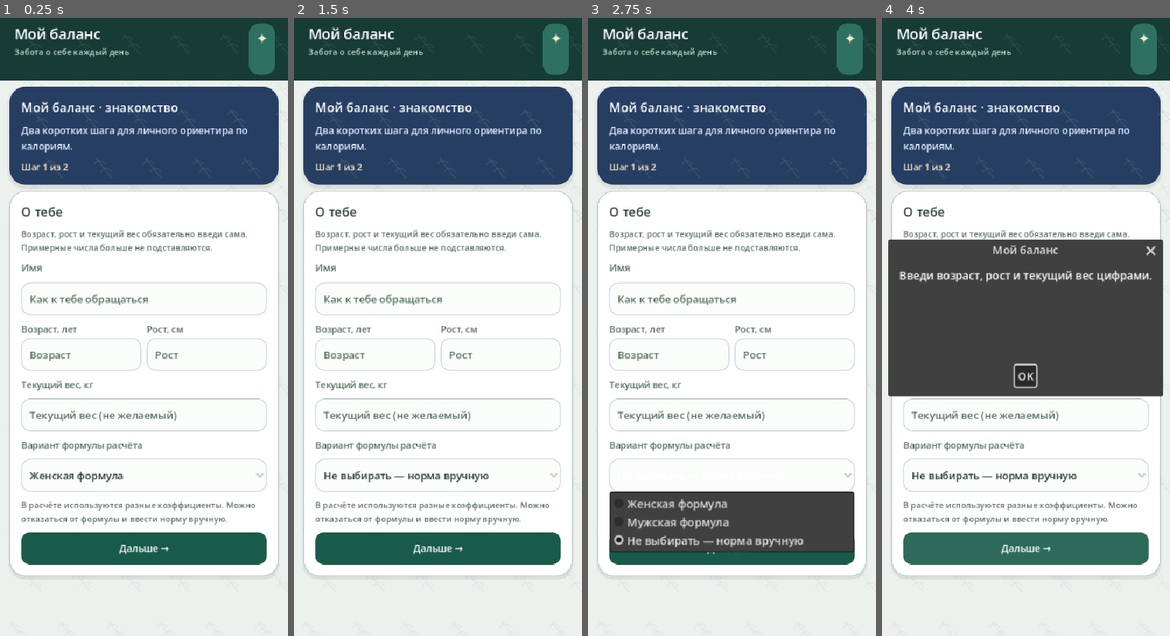
Above: before the commit, frames 1-4 (left to right).
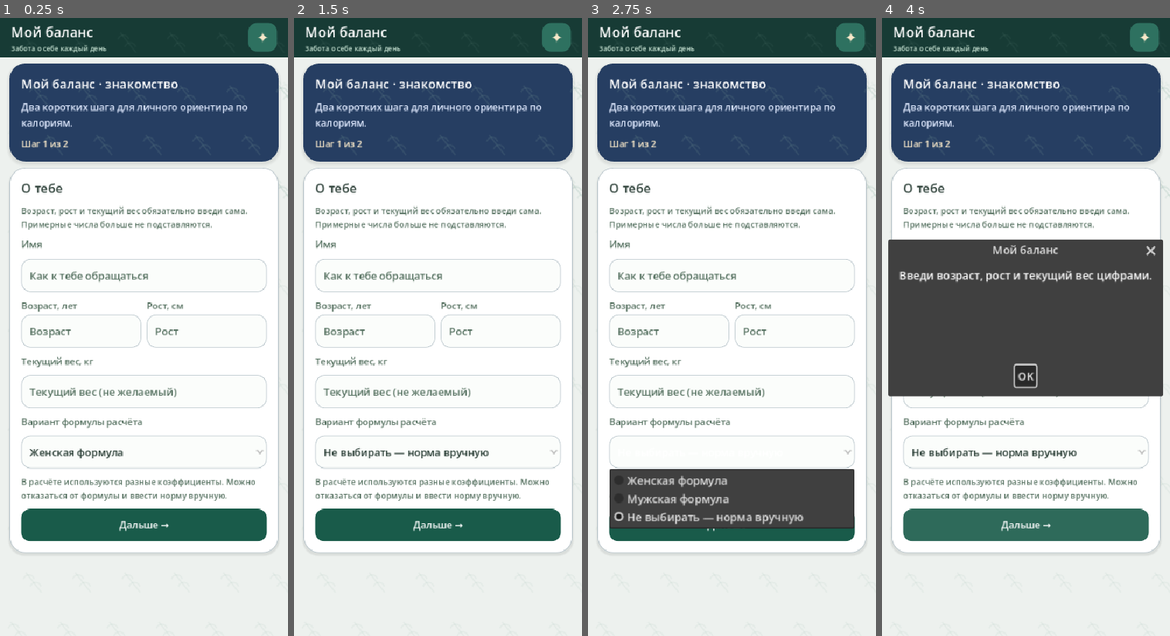
Above: after the commit, the same moments.

Repository: Domenklay/My_balance
Game: Godot game, scene res://main.tscn
The game is run twice, just before and just after one commit, with the same random seed, the same clock (stepped at 60 frames per second) and the same inputs.
Inputs:
- Up to frame 1 (0.25 s): no input
- Up to frame 2 (1.5 s): click "Женская формула" at 0.5 s; click "Дальше →" at 1.25 s
- Up to frame 3 (2.75 s): click "Не выбирать — норма вручную" at 2 s
- Up to frame 4 (4 s): click "Не выбирать — норма вручную" at 2.75 s; click "Дальше →" at 3.5 s

The runs differ from the first frame. In frame 1, 27% of the frame differs, in the area x 0-100%, y 0-91%; in frame 2, 27%; in frame 3, 28%; in frame 4, 24%.

Commit message:
Redesign 0.7.13 day view: compact true-square header, clean cards, single-row meals with plus and expand chevron

Diff:
--- a/godot/src/main.gd
+++ b/godot/src/main.gd
@@ -277,10 +277,10 @@
     header_panel.name = "AppHeader"
     var head_style = StyleBoxFlat.new()
     head_style.bg_color = HEADER_BG
-    head_style.content_margin_left = 21
-    head_style.content_margin_right = 19
-    head_style.content_margin_top = 8
-    head_style.content_margin_bottom = 8
+    head_style.content_margin_left = 16
+    head_style.content_margin_right = 16
+    head_style.content_margin_top = 6
+    head_style.content_margin_bottom = 6
     header_panel.add_theme_stylebox_override("panel", head_style)
     shell.add_child(header_panel)
     header_pattern = PatternScript.new()
@@ -294,16 +294,18 @@
     brand.size_flags_horizontal = Control.SIZE_EXPAND_FILL
     brand.add_theme_constant_override("separation", 3)
     heading.add_child(brand)
-    header_title = _label(brand, "Мой баланс", 21, WHITE)
-    header_subtitle = _label(brand, "Забота о себе каждый день", 12, HEADER_MUTED)
+    header_title = _label(brand, "Мой баланс", 20, WHITE)
+    header_subtitle = _label(brand, "Забота о себе каждый день", 10, HEADER_MUTED)
     emblem_panel = PanelContainer.new()
-    emblem_panel.custom_minimum_size = Vector2(38, 38)
+    emblem_panel.custom_minimum_size = Vector2(42, 42)
+    emblem_panel.size_flags_horizontal = Control.SIZE_SHRINK_END
+    emblem_panel.size_flags_vertical = Control.SIZE_SHRINK_CENTER
     var logo_style = StyleBoxFlat.new()
     logo_style.bg_color = LOGO_BG
-    logo_style.set_corner_radius_all(15)
-    logo_style.content_margin_left = 11
-    logo_style.content_margin_right = 11
-    logo_style.content_margin_top = 7
+    logo_style.set_corner_radius_all(13)
+    logo_style.content_margin_left = 5
+    logo_style.content_margin_right = 5
+    logo_style.content_margin_top = 5
     logo_style.content_margin_bottom = 5
     emblem_panel.add_theme_stylebox_override("panel", logo_style)
     heading.add_child(emblem_panel)
@@ -609,7 +611,7 @@
     style.content_margin_bottom = 17
     panel.add_theme_stylebox_override("panel", style)
     body.add_child(panel)
-    if PATTERNS and variant in ["hero", "tint"]:
+    if PATTERNS and variant in ["hero", "tint"] and tab != "day":
         var ornament = PatternScript.new()
         ornament.mouse_filter = Control.MOUSE_FILTER_IGNORE
         ornament.configure(PATTERN_STYLE, PATTERN_COLOR, true, 0.13 if variant == "hero" else 0.07)
@@ -654,7 +656,7 @@
     style.content_margin_bottom = 5
     panel.add_theme_stylebox_override("panel", style)
     parent.add_child(panel)
-    var label = _label(panel, name + " " + str(roundi(value)) + " г", 12, foreground)
+    var label = _label(panel, name + " " + str(roundi(value)) + " г", 11, foreground)
     label.horizontal_alignment = HORIZONTAL_ALIGNMENT_CENTER
     label.autowrap_mode = TextServer.AUTOWRAP_OFF
     label.text_overrun_behavior = TextServer.OVERRUN_TRIM_ELLIPSIS
@@ -877,7 +879,14 @@
     var current_serial = _render_serial
     _update_tabs()
     if is_instance_valid(header_subtitle):
-        header_subtitle.visible = tab != "day"
+        header_subtitle.visible = true
+    # Botanical texture belongs on the wallpaper, not behind nutrition values.
+    if is_instance_valid(wallpaper_pattern):
+        wallpaper_pattern.configure(PATTERN_STYLE, PATTERN_COLOR, PATTERNS,
+            0.055 if tab == "day" else (0.11 if DARK_MODE else 0.09))
+    if is_instance_valid(header_pattern):
+        header_pattern.configure(PATTERN_STYLE, PATTERN_COLOR,
+            PATTERNS and tab != "day", 0.065)
     body.add_theme_constant_override("separation", 7 if tab == "day" else 9)
     for child in body.get_children():
         body.remove_child(child)
@@ -1704,9 +1713,9 @@
     hero_content.add_child(ring)
     var macros = _row(hero)
     macros.add_theme_constant_override("separation", 5)
-    _compact_macro(macros, "Б", store.day_macro(date, "p"), PROTEIN_BG, MACRO_PROTEIN)
-    _compact_macro(macros, "Ж", store.day_macro(date, "f"), FAT_BG, MACRO_FAT)
-    _compact_macro(macros, "У", store.day_macro(date, "c"), CARBS_BG, MACRO_CARBS)
+    _compact_macro(macros, "Белки", store.day_macro(date, "p"), PROTEIN_BG, MACRO_PROTEIN)
+    _compact_macro(macros, "Жиры", store.day_macro(date, "f"), FAT_BG, MACRO_FAT)
+    _compact_macro(macros, "Углеводы", store.day_macro(date, "c"), CARBS_BG, MACRO_CARBS)
 
     # Compact sections are always present. Only the selected meal unfolds.
     # Expansion state is in-memory, keyed by date: diary records are untouched.
@@ -1736,66 +1745,76 @@
         meal_card.get_parent().name = "DailyMeal_" + str(section_index)
         if section_index == 0:
             diary_food_card = meal_card
+        # One-row meal summary: tap its title or + to select a product,
+        # tap chevron to open editing, nutrients and saved meal templates.
         var title_row = _row(meal_card)
-        title_row.add_theme_constant_override("separation", 6)
+        title_row.name = "MealCompactRow_" + str(section_index)
+        title_row.add_theme_constant_override("separation", 4)
+        var accent = ColorRect.new()
+        accent.name = "MealAccent_" + str(section_index)
+        accent.color = Color(str(section_info["accent"]))
+        accent.custom_minimum_size = Vector2(4, 28)
+        accent.mouse_filter = Control.MOUSE_FILTER_IGNORE
+        title_row.add_child(accent)
         var meal_title = Button.new()
         meal_title.name = "MealHeader_" + str(section_index)
         meal_title.text = str(section_info["icon"]) + " " + meal_name
         meal_title.flat = true
         meal_title.alignment = HORIZONTAL_ALIGNMENT_LEFT
         meal_title.size_flags_horizontal = Control.SIZE_EXPAND_FILL
-        meal_title.custom_minimum_size.y = 30
+        meal_title.size_flags_stretch_ratio = 1.2
+        meal_title.custom_minimum_size.y = 38
         meal_title.clip_text = true
-        meal_title.add_theme_font_size_override("font_size", 16)
+        meal_title.add_theme_font_size_override("font_size", 15)
         for state in ["font_color", "font_hover_color", "font_pressed_color", "font_focus_color"]:
             meal_title.add_theme_color_override(state, INK)
         meal_title.pressed.connect(func(): _show_meal_add_actions(meal_name))
         title_row.add_child(meal_title)
-        var count_label = _label(title_row, str(roundi(meal_kcal)) + " ккал · " +
-            str(meals_for_day.size()) + " продуктов", 12, TEXT_ACCENT)
-        count_label.custom_minimum_size.x = 146
+        var count_caption = (
+            str(roundi(meal_kcal)) + " / " + str(roundi(meal_target)) + " ккал"
+            if share > 0 else str(roundi(meal_kcal)) + " ккал"
+        )
+        var count_label = _label(title_row, count_caption, 12, TEXT_ACCENT)
+        count_label.name = "MealCalorieSummary_" + str(section_index)
+        count_label.custom_minimum_size.x = 100
         count_label.size_flags_horizontal = Control.SIZE_SHRINK_END
         count_label.autowrap_mode = TextServer.AUTOWRAP_OFF
         count_label.text_overrun_behavior = TextServer.OVERRUN_TRIM_ELLIPSIS
         count_label.horizontal_alignment = HORIZONTAL_ALIGNMENT_RIGHT
-        if share > 0:
-            _label(meal_card, "Ориентир: " + str(roundi(meal_target)) + " ккал (" +
-                str(share) + "% в сутки)", 12, MUTED)
-            if meal_kcal > meal_target:
-                _label(meal_card, "Превышение: +" +
-                    str(roundi(meal_kcal - meal_target)) + " ккал", 12, ACCENT)
+        count_label.vertical_alignment = VERTICAL_ALIGNMENT_CENTER
+        var add_button = _button(title_row, "+", func(): _show_meal_add_actions(meal_name), true)
+        add_button.name = "MealQuickAdd_" + str(section_index)
+        add_button.tooltip_text = "Добавить продукт в " + meal_name.to_lower()
+        add_button.custom_minimum_size = Vector2(37, 38)
+        add_button.add_theme_font_size_override("font_size", 21)
+        var expand_button = _button(title_row, "⌃" if expanded else "⌄", func():
+            _expanded_meals[section_key] = not expanded
+            _render()
+        , true)
+        expand_button.name = "MealExpand_" + str(section_index)
+        expand_button.tooltip_text = "Свернуть" if expanded else "Подробнее"
+        expand_button.custom_minimum_size = Vector2(37, 38)
+        expand_button.add_theme_font_size_override("font_size", 19)
+        if meal_kcal > 0 and share > 0:
             var meal_bar = ProgressBar.new()
             meal_bar.name = "MealProgress_" + str(section_index)
-            meal_bar.visible = meal_kcal > 0.0
             meal_bar.min_value = 0.0
             meal_bar.max_value = maxf(1.0, meal_target)
             meal_bar.value = minf(meal_kcal, meal_bar.max_value)
             _style_progress(meal_bar)
-            meal_bar.custom_minimum_size.y = 5
+            meal_bar.custom_minimum_size.y = 4
             var meal_fill = StyleBoxFlat.new()
             meal_fill.bg_color = Color("#E0705D") if meal_kcal > meal_target else section_info["accent"]
             meal_fill.set_corner_radius_all(8)
             meal_bar.add_theme_stylebox_override("fill", meal_fill)
             meal_card.add_child(meal_bar)
-        else:
-            _label(meal_card, "Без отдельного ориентира", 12, MUTED)
-            if meal_kcal > 0:
-                _label(meal_card, "Учтено " + str(roundi(meal_kcal)) +
-                    " ккал без установленной доли", 12, TEXT_ACCENT)
-        var controls = _row(meal_card)
-        controls.add_theme_constant_override("separation", 6)
-        var expand_button = _button(controls, "▴ Свернуть" if expanded else "▾ Подробнее", func():
-            _expanded_meals[section_key] = not expanded
-            _render()
-        , true)
-        expand_button.custom_minimum_size.y = 35
-        expand_button.add_theme_font_size_override("font_size", 12)
-        var add_button = _button(controls, "+ Добавить " + meal_name.to_lower(),
-            func(): _show_meal_add_actions(meal_name), true)
-        add_button.custom_minimum_size.y = 35
-        add_button.add_theme_font_size_override("font_size", 12)
+        if meal_kcal > meal_target and share > 0:
+            _label(meal_card, "Превышение: +" +
+                str(roundi(meal_kcal - meal_target)) + " ккал", 12, ACCENT)
         if not expanded:
             continue
+        _label(meal_card, str(meals_for_day.size()) + " продуктов · " +
+            str(share) + "% дневной цели", 12, MUTED)
         var macro_line = (
             "БЕЛКИ " + str(snappedf(float(meal_stats["p"]), 0.1)) + " г · " +
             "ЖИРЫ " + str(snappedf(float(meal_stats["f"]), 0.1)) + " г · " +
